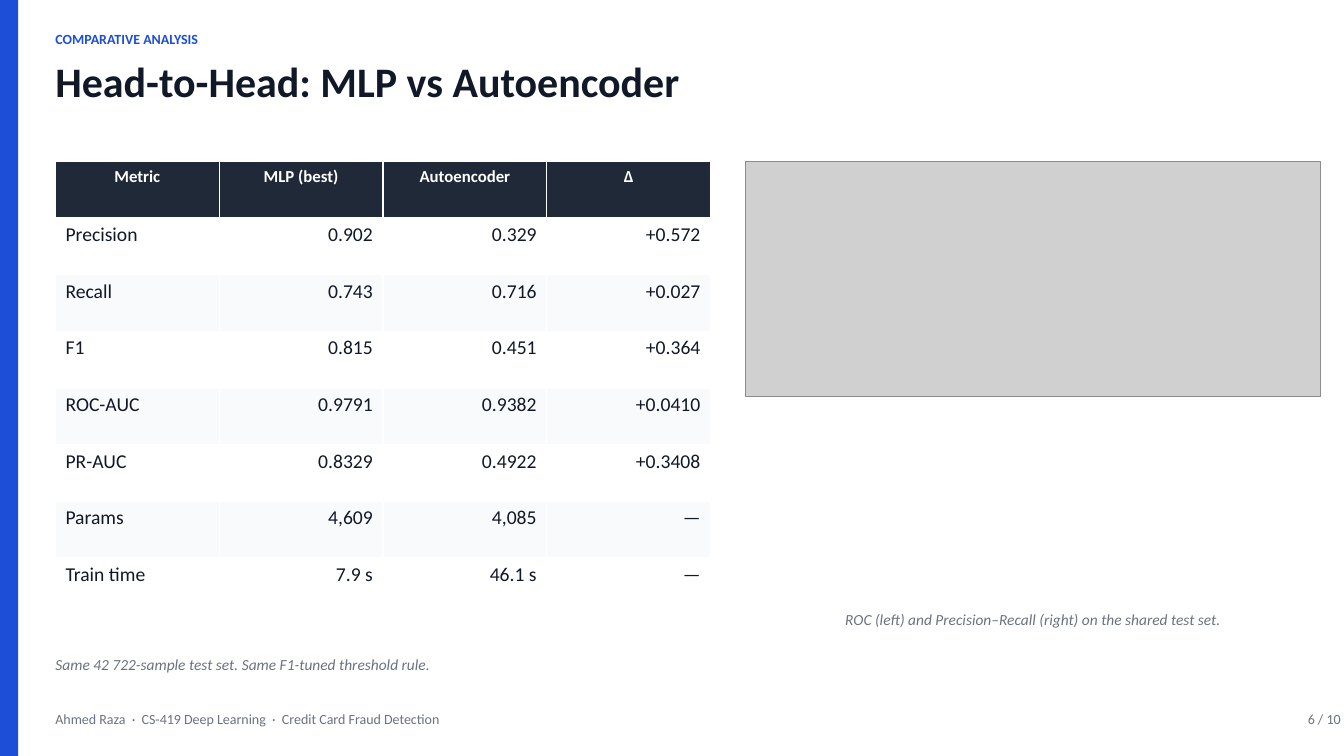
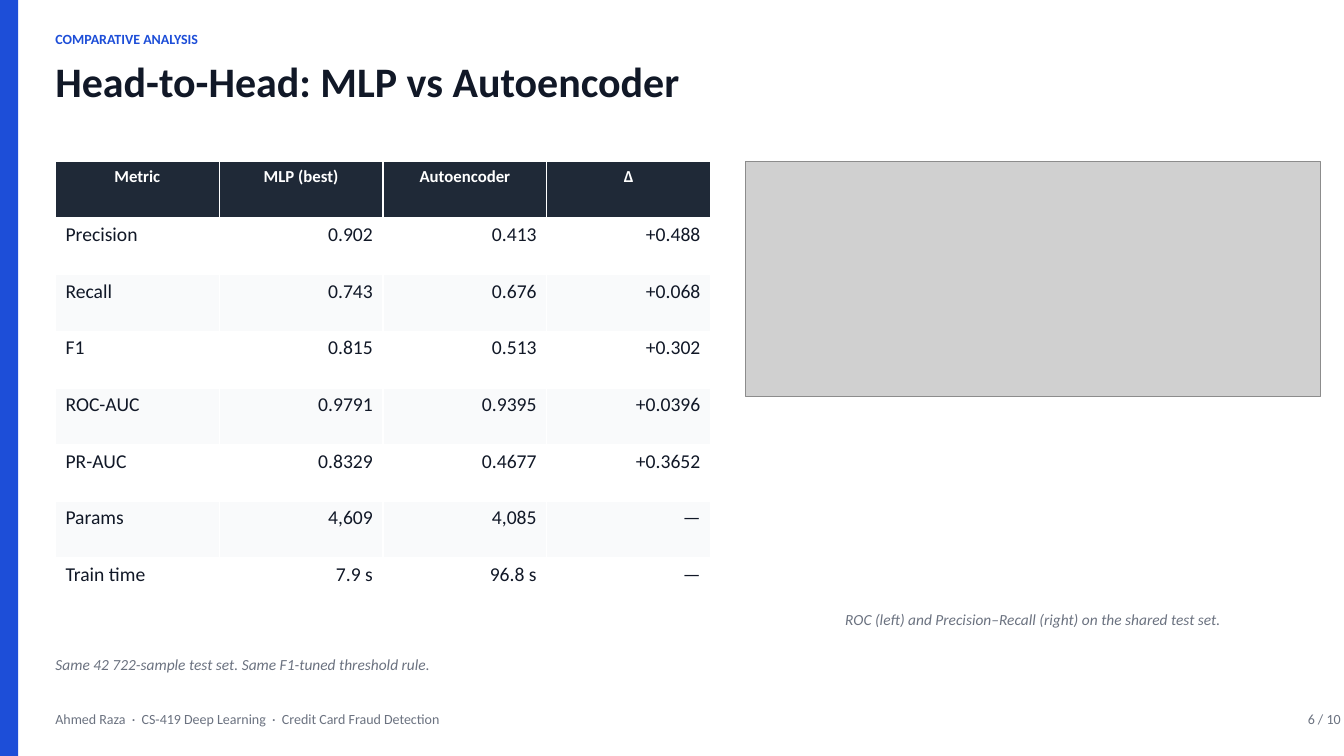
Before and after one commit to AhmedRaza33/dl-project, a slide deck: slide 6 of Final_Presentation.pptx. Drawn at 1344x756 pixels with LibreOffice and Linux fonts; fonts in the diff are those of the drawing; grey boxes stand for pictures. Boxes give left, top, right and bottom in pixels: in the first picture for what was removed or moved away, otherwise in the second. Text is boxed around its words. In the diff, an @@ line names an element or a change of style, - is before the commit and + after.

```diff
--- a/Final_Presentation.pptx
+++ b/Final_Presentation.pptx
@@ table at [55,161,709,615] @@
-row 2, column 3: 0.329
+row 2, column 3: 0.413
-row 2, column 4: +0.572
+row 2, column 4: +0.488
-row 3, column 3: 0.716
+row 3, column 3: 0.676
-row 3, column 4: +0.027
+row 3, column 4: +0.068
-row 4, column 3: 0.451
+row 4, column 3: 0.513
-row 4, column 4: +0.364
+row 4, column 4: +0.302
-row 5, column 3: 0.9382
+row 5, column 3: 0.9395
-row 5, column 4: +0.0410
+row 5, column 4: +0.0396
-row 6, column 3: 0.4922
+row 6, column 3: 0.4677
-row 6, column 4: +0.3408
+row 6, column 4: +0.3652
-row 8, column 3: 46.1 s
+row 8, column 3: 96.8 s
```
Also in this commit, not shown: 1 other slide changed, 25 other files.
